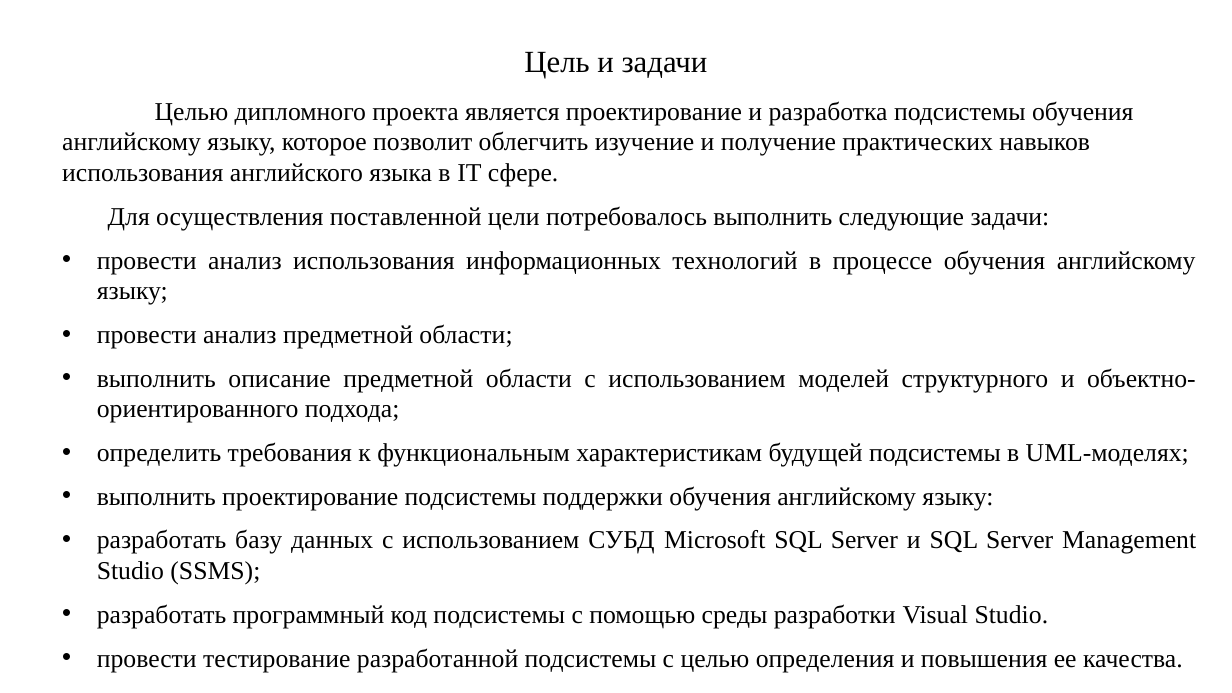
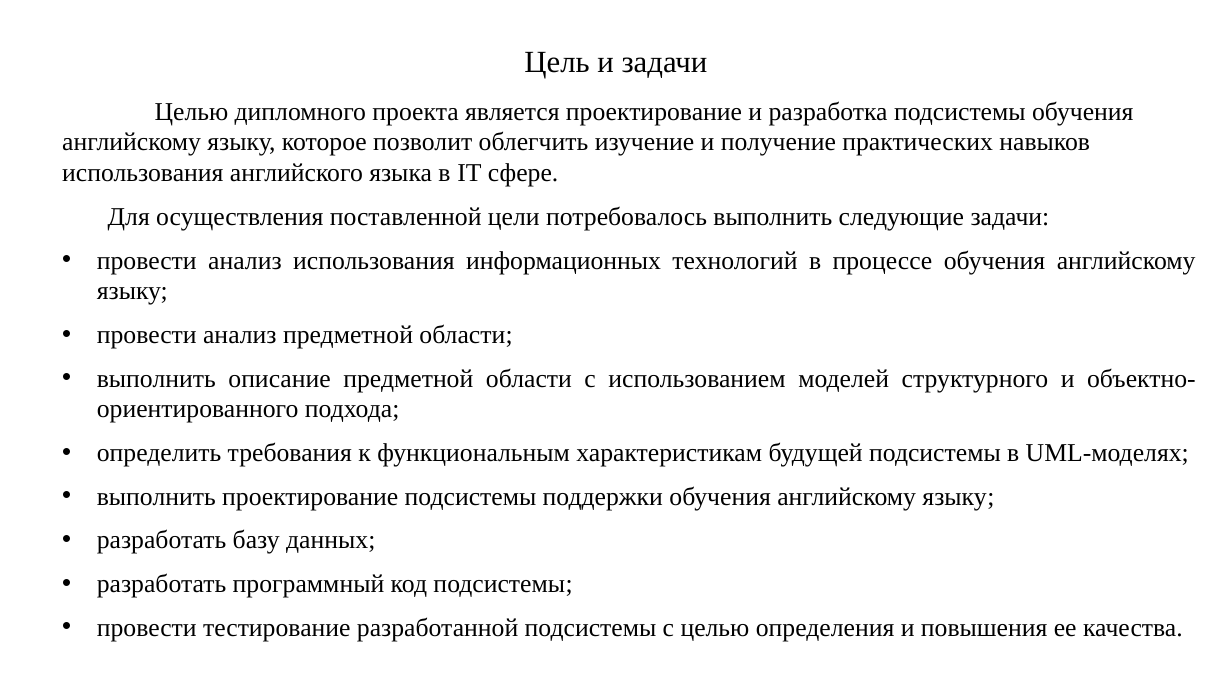
Before and after one commit to notcrimson/diploma, a slide deck: slide 2 of Презентация для защиты.pptx. Drawn at 1232x693 pixels with LibreOffice and Linux fonts; fonts in the diff are those of the drawing. Boxes give left, top, right and bottom in pixels: in the first picture for what was removed or moved away, otherwise in the second. Text is boxed around its words. In the diff, an @@ line names an element or a change of style, - is before the commit and + after.

```diff
--- a/Презентация для защиты.pptx
+++ b/Презентация для защиты.pptx
@@ subtitle at [97, 486, 994, 598]: text changed @@
-• выполнить проектирование подсистемы поддержки обучения английскому языку:
-• разработать базу данных с использованием СУБД Microsoft SQL Server и SQL Server Management Studio (SSMS);
-• разработать программный код подсистемы с помощью среды разработки Visual Studio.
+• выполнить проектирование подсистемы поддержки обучения английскому языку;
+• разработать базу данных;
+• разработать программный код подсистемы;
```
Also in this commit, not shown: 8 other files.
